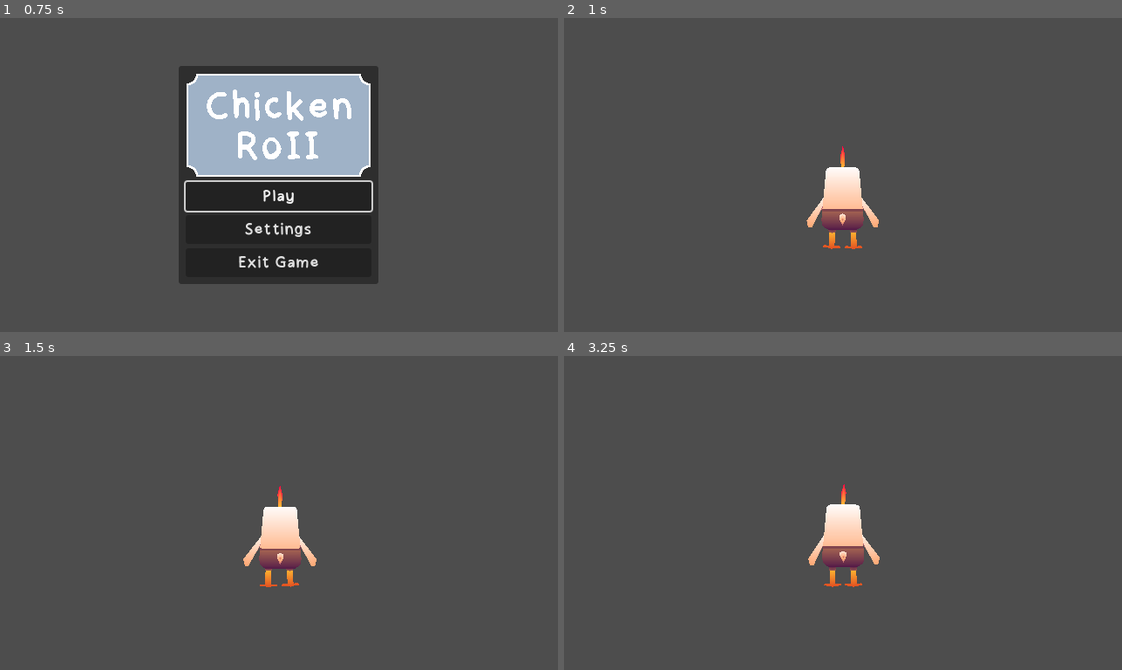
Above: before the commit, frames 1-4 (two rows, left to right).
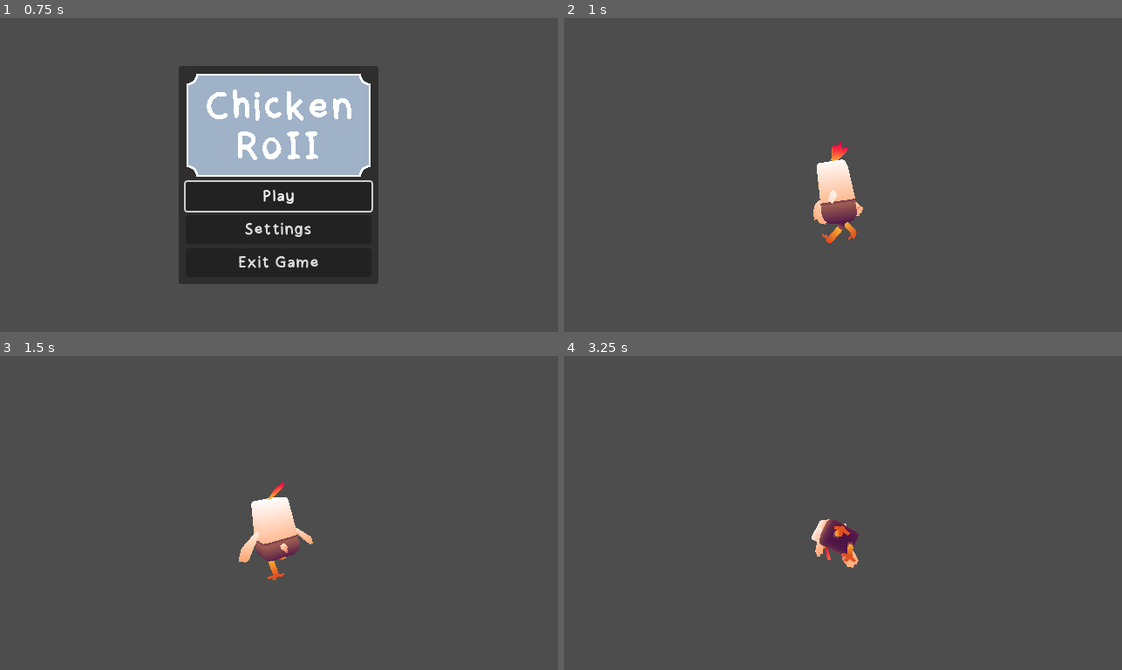
Above: after the commit, the same moments.

Repository: Cucumber-Maki/UoP-2025
Game: Godot game, scene res://scenes/splashScreen/splashScreen.tscn
Same seed, same stepped clock (60 frames per second), same inputs: the game is played once before the commit and once after it.
Inputs (mouse positions are in pixels of both pictures, inside the frame that each line leads up to):
- Up to frame 1 (0.75 s): tap Enter at 0.5 s; move the mouse to (401, 159) at 0.52 s; hold D (player_move_right) from 0.53 s (still down); tap E (player_interact) at 0.6 s
- Up to frame 2 (1 s): keep holding D (player_move_right); tap Space (player_move_jump) at 0.77 s
- Up to frame 3 (1.5 s): move the mouse to (251, 513) at 1.27 s; release D (player_move_right) at 1.28 s; hold W (player_move_forward) from 1.28 s (still down); tap E (player_interact) at 1.35 s
- Up to frame 4 (3.25 s): keep holding W (player_move_forward); tap Space (player_move_jump) at 1.52, 3.02 s; move the mouse to (854, 506) at 2.02 s; tap E (player_interact) at 2.1, 2.85 s; move the mouse to (837, 519) at 2.77 s

Frame 1 is identical in both runs. In frame 2, 1.5% of the frame differs, in the area x 43-57%, y 39-74%; in frame 3, 1.7%; in frame 4, 1.9%, in the area x 43-57%, y 40-74%.
Error before the commit: Parse Error: Identifier "interactableAreas" not declared in the current scope. (res://assets/entities/player/player.gd:72)

Commit message:
fix: rename interactableAreas to interactableComponents

Diff:
--- a/assets/entities/player/player.gd
+++ b/assets/entities/player/player.gd
@@ -69,8 +69,8 @@
 
 func handleInteract() -> void:
 	if !m_interactInput: return;
-	if interactableAreas.size() <= 0: return;
-	interactableAreas[0].interact();
+	if interactableComponents.size() <= 0: return;
+	interactableComponents[0].interact();
 
 ################################################################################
 
